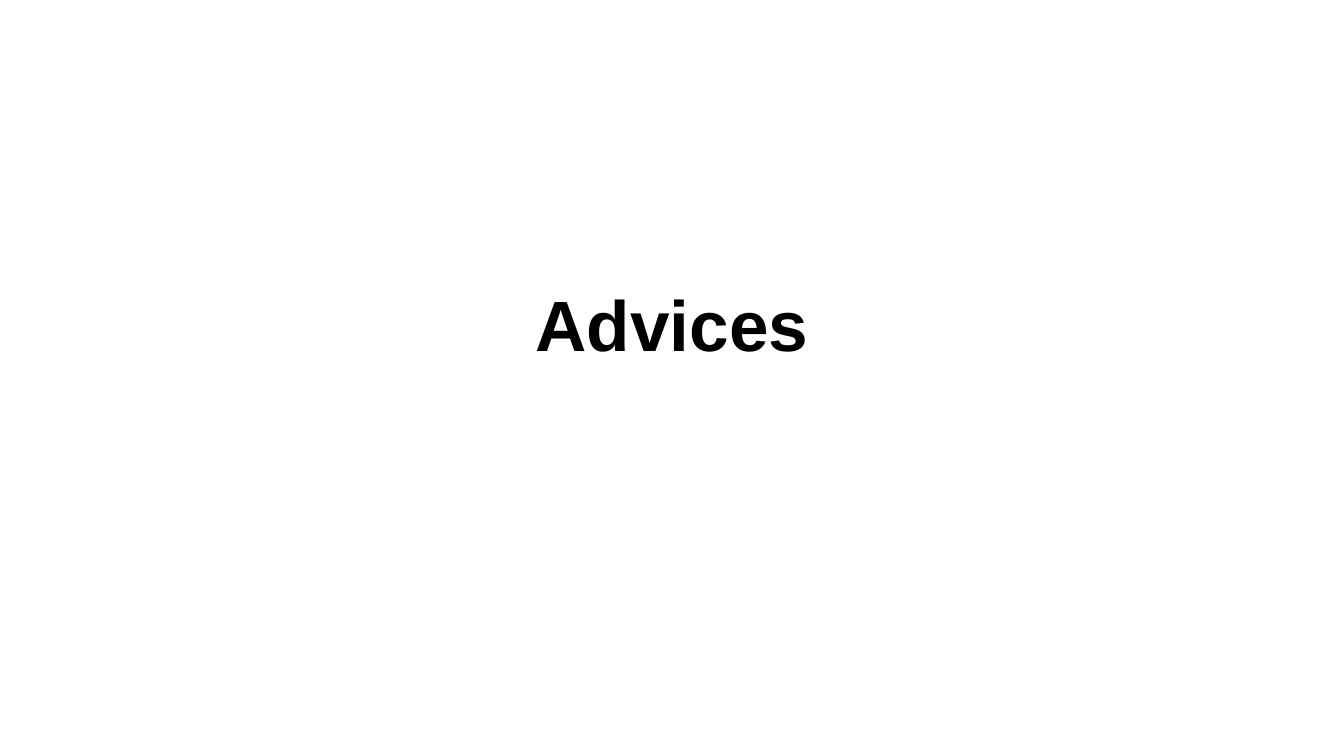
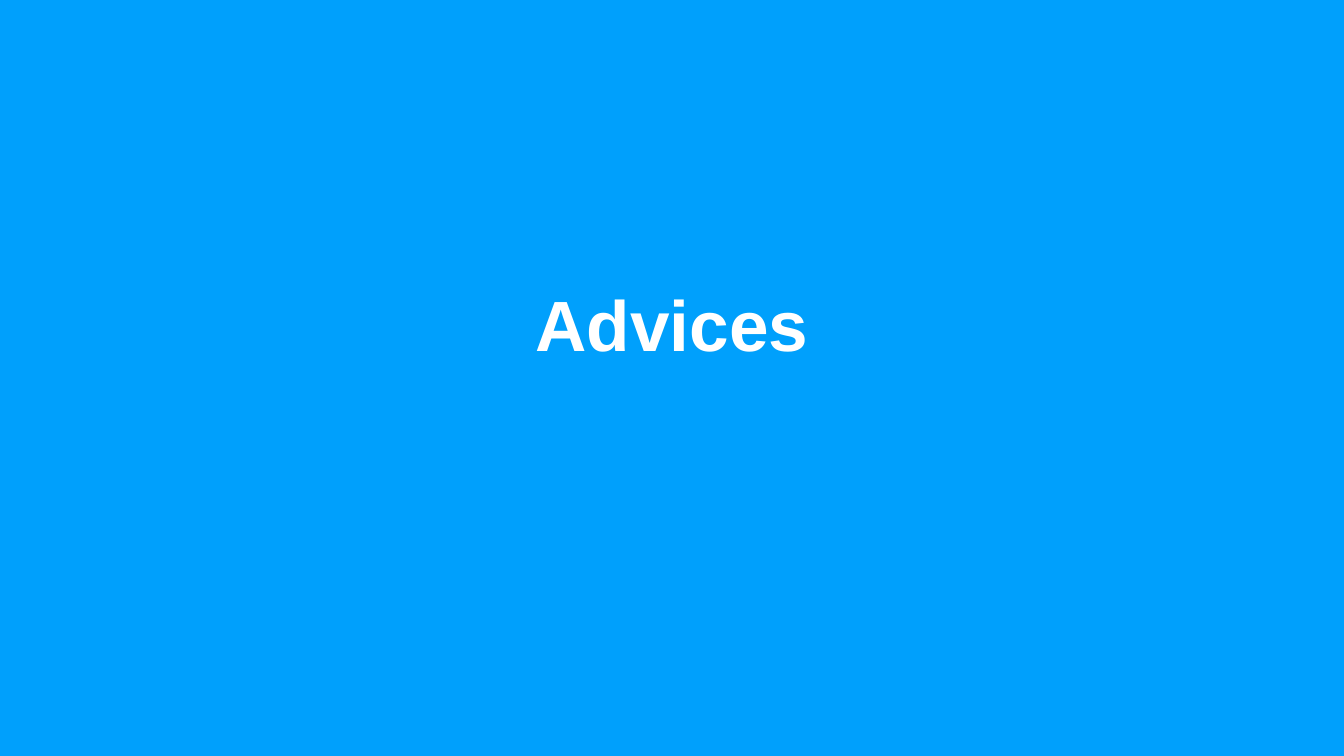
Before and after one commit to Moustov/Moliere, a slide deck: slide 16 of REX on TDD.odp (slide 14 before the commit). Drawn at 1344x756 pixels with LibreOffice and Linux fonts; fonts in the diff are those of the drawing. Boxes give left, top, right and bottom in pixels: in the first picture for what was removed or moved away, otherwise in the second. Text is boxed around its words. In the diff, an @@ line names an element or a change of style, - is before the commit and + after.

Commit message:
REX on TDD

```diff
--- a/REX on TDD.odp
+++ b/REX on TDD.odp
@@ background #FFFFFF to #00A0FC @@
@@ subtitle "Advices" at (x1=536, y1=299, x2=809, y2=352): text colour #000000 to #FFFFFF @@
```
Also in this commit, not shown: 1 other slide changed, 2 slides added.
